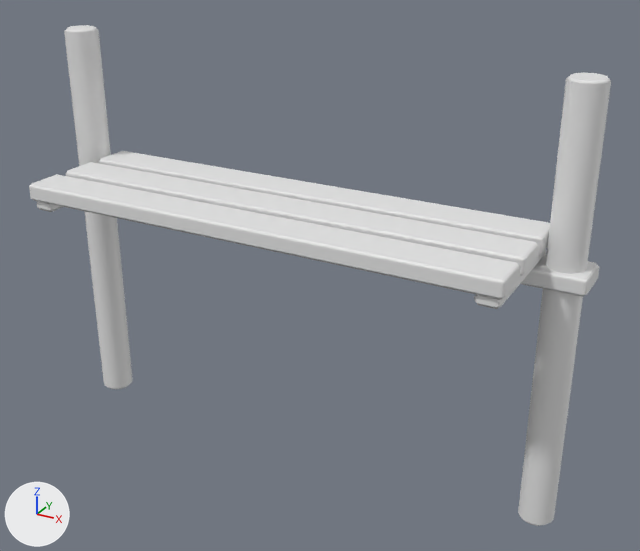
Two versions of the FBX model CrashCourse/Assets/ART_Assets/Platforms/Wide/M_Wide_High_Cap.fbx, one commit apart.
The view is the same before and after, from a 50 mm lens placed at (68.93, 32.46, 6.2), pointed at (63.51, 42.33, 1.26). The axes (+X, +Y, +Z) are drawn at lower left. The lights are the same throughout. The older version comes first. Where no turn or scale is listed for an object, it has been applied to the vertices.

Names of what the first picture shows: 'M_Wide_High_Cap'.
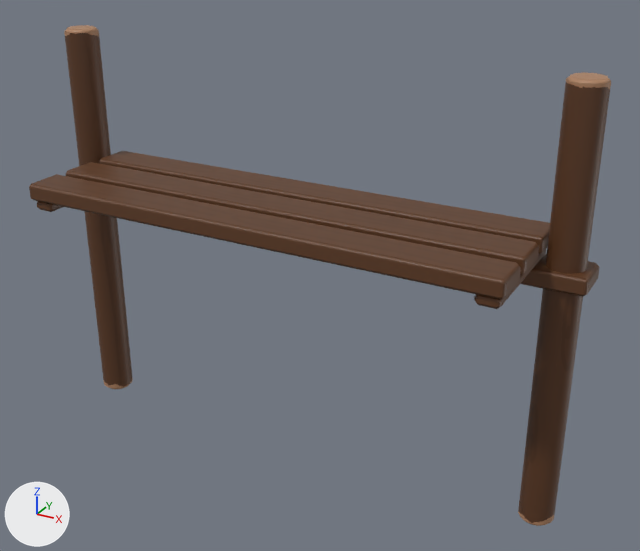
Boxes (x1, y1, x2, y2) around the edits, measured in the pictures (640 x 551 px):
'M_Wide_High_Cap', recoloured (white to brown)
    both: (29, 25, 611, 526)

Patch to the scene script:
```diff
--- a/CrashCourse/Assets/ART_Assets/Platforms/Wide/M_Wide_High_Cap.fbx.py
+++ b/CrashCourse/Assets/ART_Assets/Platforms/Wide/M_Wide_High_Cap.fbx.py
@@ img_row_3_uv_png @@
+img_row_3_uv_png = load_image('Row_3_UV.png', '../Textures/Row_3_UV.png', 1024, 1024, 'sRGB')
@@ mat_row_3 @@
+mat_row_3 = principled_material('Row_3')
+mat_row_3.texture = img_row_3_uv_png
@@ me_cube_713 @@
 me_cube_713.from_pydata(...)  # 272 vertices, 256 faces; spans x -4.1..4.1, y -1.02..1.02, z -4.07..2.05
+me_cube_713.materials.append(mat_row_3)  # picture img_row_3_uv_png
```
